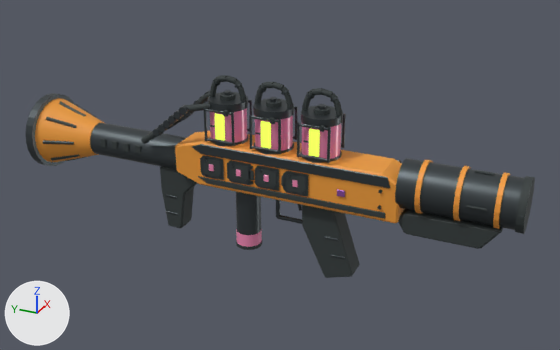
Renders of the glTF model design/weapon-models-20261111/out/sticky/sticky_3.glb from each side of a commit.
One viewpoint serves both versions: a 50 mm lens placed at (-1.101, -0.427, 0.589), pointed at (0.013, 0.075, 0.032). Every picture has the same lights, and +X, +Y and +Z are marked at lower left. The older version comes first. Vertices at exactly the same position are counted once.

The scene before the commit, as lines of its bpy script (objects in view):
```python
me_cone = bpy.data.meshes.new('Cone')
me_cone.from_pydata(...)  # 4942 vertices, 8892 faces; spans x -0.07..0.07, y -0.34..0.558, z -0.131..0.203
# faces by material slot: [4080, 3004, 656, 640, 456, 56]
me_cone.materials.append(mat_metal_steel)  # dark grey #484f52
me_cone.materials.append(mat_textured_polymer)  # dark grey #323a3a
me_cone.materials.append(mat_paint_hazmat_orange)  # orange #ed9b38
me_cone.materials.append(mat_resin_goo_pink)  # pink #ed89b3
me_cone.materials.append(mat_glow_acid)  # green #95aa27, glowing green #e1ff59
me_cone.materials.append(mat_rarity_identification)  # purple #9555a8
ob_weapon_sticky_v1 = bpy.data.objects.new('Weapon_sticky_v1', me_cone)
ob_weapon_sticky_v1.location = (0.0, 0.0, 0.0)
```
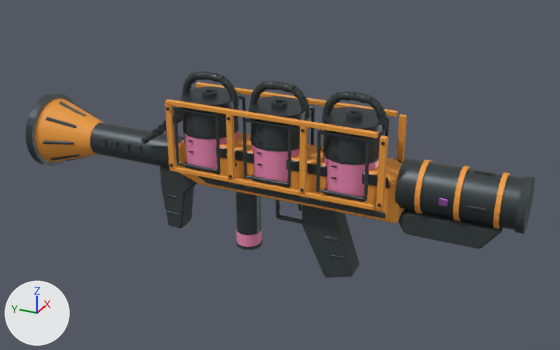
Changed parts and their boxes (x1, y1, x2, y2) in the pictures (560 x 350 px; the box of a moved part takes in the faces that stretch with it):
```json
{"object": "Weapon_sticky_v1", "change": "reshaped", "before": [25, 75, 535, 278], "after": [25, 71, 535, 278]}
{"part": 1, "of": "me_cone", "change": "added", "after": [324, 189, 365, 202], "on screen": "mostly hidden"}
{"part": 2, "of": "me_cone", "change": "added", "after": [323, 107, 383, 137]}
{"part": 3, "of": "me_cone", "change": "added", "after": [322, 150, 379, 165]}
{"part": 4, "of": "me_cone", "change": "moved or reshaped", "before": [318, 104, 326, 110], "after": [351, 109, 358, 114]}
{"part": 5, "of": "me_cone", "change": "added", "after": [317, 189, 365, 201]}
{"part": 6, "of": "me_cone", "change": "added", "after": [319, 130, 369, 141]}
{"part": 7, "of": "me_cone", "change": "added", "after": [252, 175, 290, 188], "on screen": "mostly hidden"}
{"part": 8, "of": "me_cone", "change": "added", "after": [249, 96, 310, 124]}
{"part": 9, "of": "me_cone", "change": "added", "after": [250, 137, 309, 152]}
{"part": 10, "of": "me_cone", "change": "added", "after": [245, 175, 289, 186]}
{"part": 11, "of": "me_cone", "change": "added", "after": [244, 118, 290, 129]}
{"part": 12, "of": "me_cone", "change": "rebuilt", "before": [208, 92, 248, 112], "after": [180, 86, 239, 113], "on screen": "46% wider, 33% taller"}
{"part": 13, "of": "me_cone", "change": "rebuilt", "before": [255, 116, 293, 151], "after": [251, 118, 308, 182]}
{"part": 14, "of": "me_cone", "change": "deleted", "before": [200, 75, 346, 197]}
{"part": 15, "of": "me_cone", "change": "built on", "before": [210, 85, 343, 159], "after": [165, 71, 448, 210]}
```

Scene script edits in JSON lines:
```json
{"block": "me_cone", "where": "# used by ob_weapon_sticky_v1; location = (0.0, 0.0, 0.0)"}
{"op": "remove", "block": "me_cone", "code": "me_cone.from_pydata(...)  # 4942 vertices, 8892 faces; spans x -0.07..0.07, y -0.34..0.558, z -0.131..0.203"}
{"op": "add", "block": "me_cone", "code": "me_cone.from_pydata(...)  # 4328 vertices, 7772 faces; spans x -0.07..0.07, y -0.34..0.558, z -0.131..0.205"}
{"block": "me_cone", "change": "me_cone part 1: a new loose piece, a 20-sided cylinder along z spanning x -0.05..0.05, y -0.11..-0.01, z 0.035..0.047, in mat_metal_steel (dark grey #484f52)"}
{"block": "me_cone", "change": "me_cone part 2: a new loose piece, a 20-sided cylinder along z spanning x -0.05..0.05, y -0.11..-0.01, z 0.15..0.163, in mat_metal_steel (dark grey #484f52)"}
{"block": "me_cone", "change": "me_cone part 3: a new loose piece, a 16-sided cylinder along z spanning x -0.049..0.049, y -0.109..-0.011, z 0.102..0.106, in mat_metal_steel (dark grey #484f52)"}
{"block": "me_cone", "change": "me_cone part 4: the loose piece of 24 vertices spanning x -0.006..0.006, y -0.011..0.001, z 0.17..0.175 is moved by (0.0, -0.055, 0.0)"}
{"block": "me_cone", "change": "me_cone part 5: a new loose piece, a 6-sided cylinder along y spanning x -0.0516..-0.0464, y -0.1..-0.02, z 0.046..0.052, in mat_metal_steel (dark grey #484f52)"}
{"block": "me_cone", "change": "me_cone part 6: a new loose piece, a 6-sided cylinder along y spanning x -0.0516..-0.0464, y -0.1..-0.02, z 0.146..0.152, in mat_metal_steel (dark grey #484f52)"}
{"block": "me_cone", "change": "me_cone part 7: a new loose piece, a 20-sided cylinder along z spanning x -0.05..0.05, y 0.02..0.12, z 0.035..0.047, in mat_metal_steel (dark grey #484f52)"}
{"block": "me_cone", "change": "me_cone part 8: a new loose piece, a 20-sided cylinder along z spanning x -0.05..0.05, y 0.02..0.12, z 0.15..0.163, in mat_metal_steel (dark grey #484f52)"}
{"block": "me_cone", "change": "me_cone part 9: a new loose piece, a 16-sided cylinder along z spanning x -0.049..0.049, y 0.021..0.119, z 0.102..0.106, in mat_metal_steel (dark grey #484f52)"}
{"block": "me_cone", "change": "me_cone part 10: a new loose piece, a 6-sided cylinder along y spanning x -0.0516..-0.0464, y 0.03..0.11, z 0.046..0.052, in mat_metal_steel (dark grey #484f52)"}
{"block": "me_cone", "change": "me_cone part 11: a new loose piece, a 6-sided cylinder along y spanning x -0.0516..-0.0464, y 0.03..0.11, z 0.146..0.152, in mat_metal_steel (dark grey #484f52)"}
{"block": "me_cone", "change": "me_cone part 12: the loose piece of 40 vertices spanning x -0.034..0.034, y 0.131..0.199, z 0.15..0.163 is rebuilt with 40 vertices and now spans x -0.05..0.05, y 0.15..0.25, z 0.15..0.163"}
{"block": "me_cone", "change": "me_cone part 13: the loose piece of 40 vertices spanning x -0.032..0.032, y 0.048..0.112, z 0.078..0.16 is rebuilt with 73 vertices and now spans x -0.048..0.048, y 0.022..0.118, z 0.035..0.158"}
{"block": "me_cone", "change": "me_cone part 14: 154 loose pieces with 2518 vertices, spanning x -0.041..0.041, y -0.062..0.202, z 0.028..0.203, are deleted"}
{"block": "me_cone", "change": "me_cone part 15: 20 vertices moved from x -0.013..0.013, y -0.026..0.086, z 0.163..0.186 to x -0.013..0.013, y -0.026..0.083, z 0.163..0.186; 258 vertices removed from x -0.034..0.034, y -0.039..0.197, z 0.078..0.198; 1737 vertices added at x -0.057..0.057, y -0.227..0.256, z 0.03..0.205"}
{"block": "me_cone", "change": "other edits to the shape of me_cone do not show in these pictures"}
```
